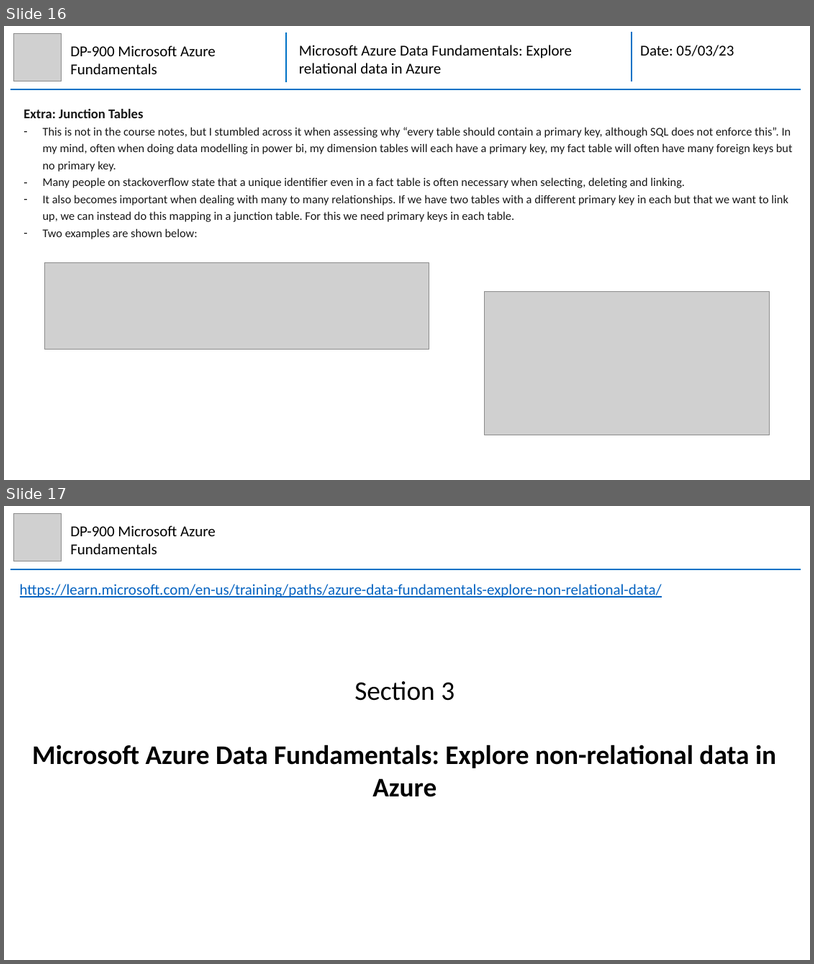
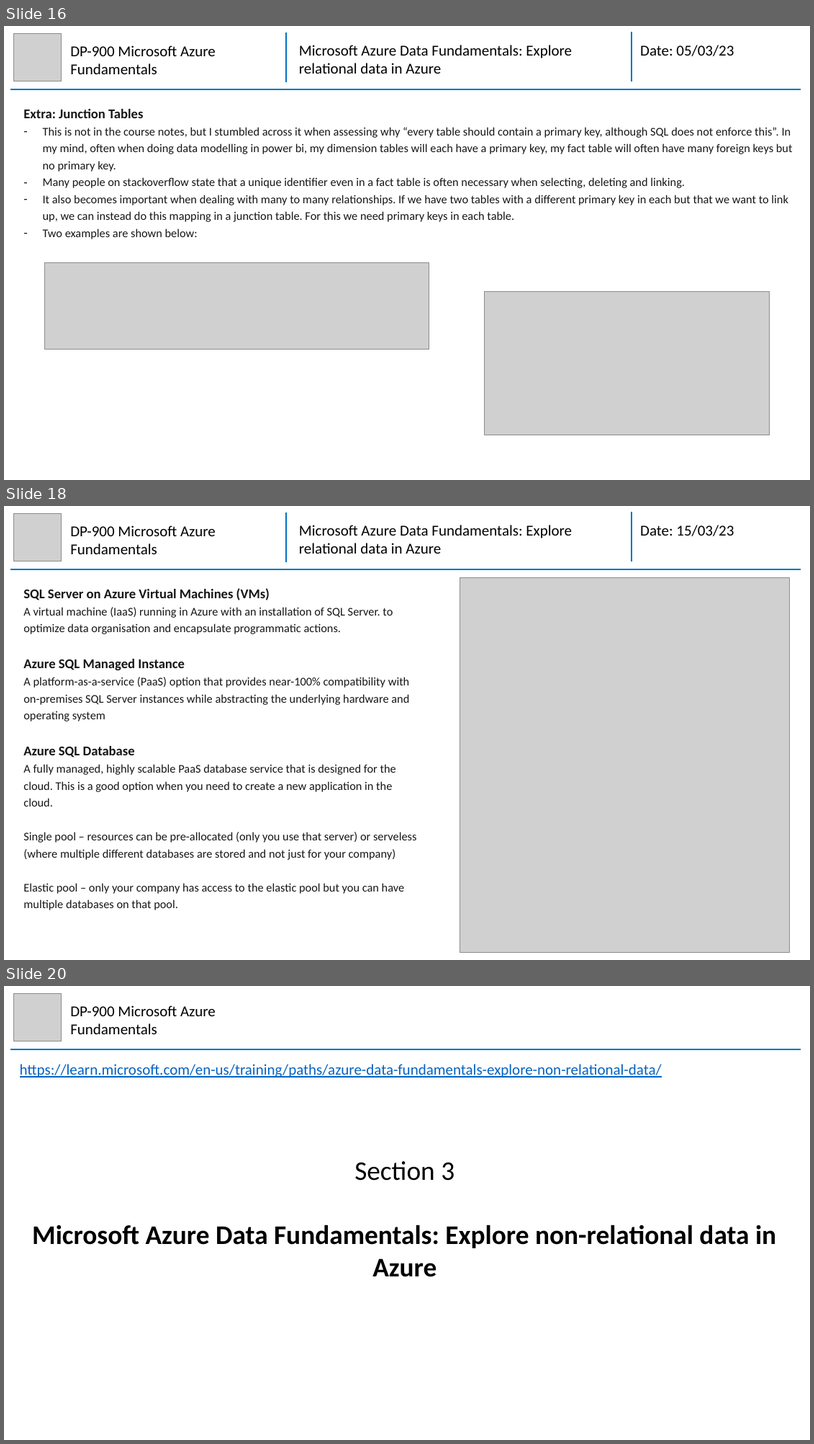
Before and after one commit to mhaythornthwaite/Testing_ML_Algorithms, a slide deck: Azure_DP-900_Fundamentals/MJH_DP-900_Azure_Fundamentals_Notes.pptx. Shown one above the other, each under a label of ours: slides 16 and 17 before the commit, slides 16, 18 and 20 after it; the slides between them are not shown. The pictures are 814x964 and 814x1444 pixels, drawn with LibreOffice and Linux fonts; fonts in the diff are those of the drawing; grey boxes stand for pictures. Boxes give left, top, right and bottom in pixels: in the first picture for what was removed or moved away, otherwise in the second. Text is boxed around its words. In the diff, an @@ line names an element or a change of style, - is before the commit and + after.

Commit message:
Azure DP900 Section 2 Module 2

```diff
--- a/Azure_DP-900_Fundamentals/MJH_DP-900_Azure_Fundamentals_Notes.pptx
+++ b/Azure_DP-900_Fundamentals/MJH_DP-900_Azure_Fundamentals_Notes.pptx
@@ slide 18 added at (4, 506, 810, 960), background #FFFFFF @@
@@ picture added at (13, 513, 62, 561) @@
@@ text added at (70, 525, 216, 554), 18 pt, text #000000 @@
+DP-900 Microsoft Azure Fundamentals
@@ group added at (10, 512, 801, 569): 3 lines, 2 texts @@
+Microsoft Azure Data Fundamentals: Explore relational data in Azure
+Date: 15/03/23
@@ text added at (23, 588, 417, 893), 14 pt, text #161616 @@
+SQL Server on Azure Virtual Machines (VMs)
+A virtual machine (IaaS) running in Azure with an installation of SQL Server. to optimize data organisation and encapsulate programmatic actions.
+Azure SQL Managed Instance
+A platform-as-a-service (PaaS) option that provides near-100% compatibility with on-premises SQL Server instances while abstracting the underlying hardware and operating system
+Azure SQL Database
+A fully managed, highly scalable PaaS database service that is designed for the cloud. This is a good option when you need to create a new application in the cloud.
+Single pool – resources can be pre-allocated (only you use that server) or serveless (where multiple different databases are stored and not just for your company)
+Elastic pool – only your company has access to the elastic pool but you can have multiple databases on that pool.
@@ picture added at (460, 578, 790, 952) @@
@@ what was slide 17 is now slide 20 @@
```
Also in this commit, not shown: 3 other slides added.
